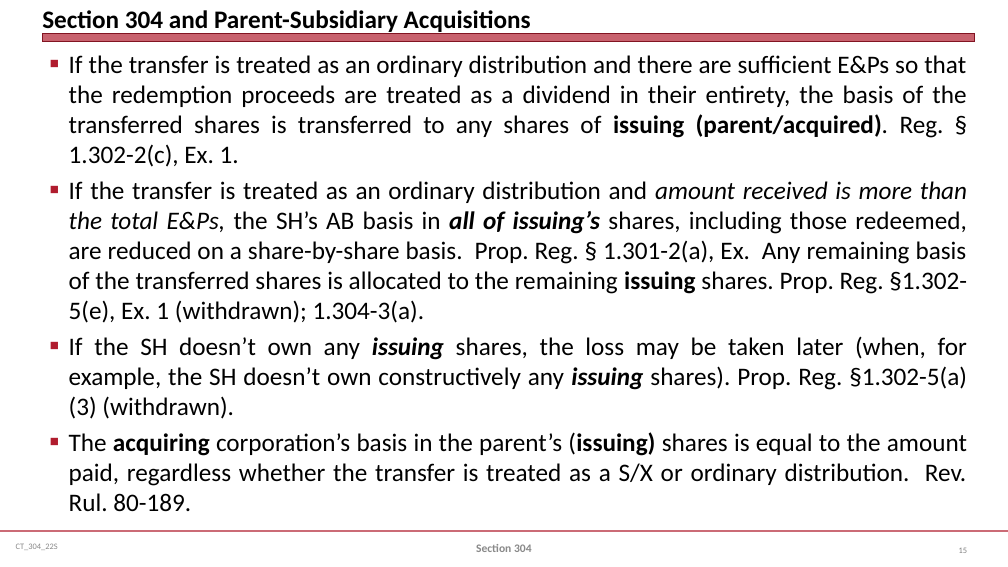
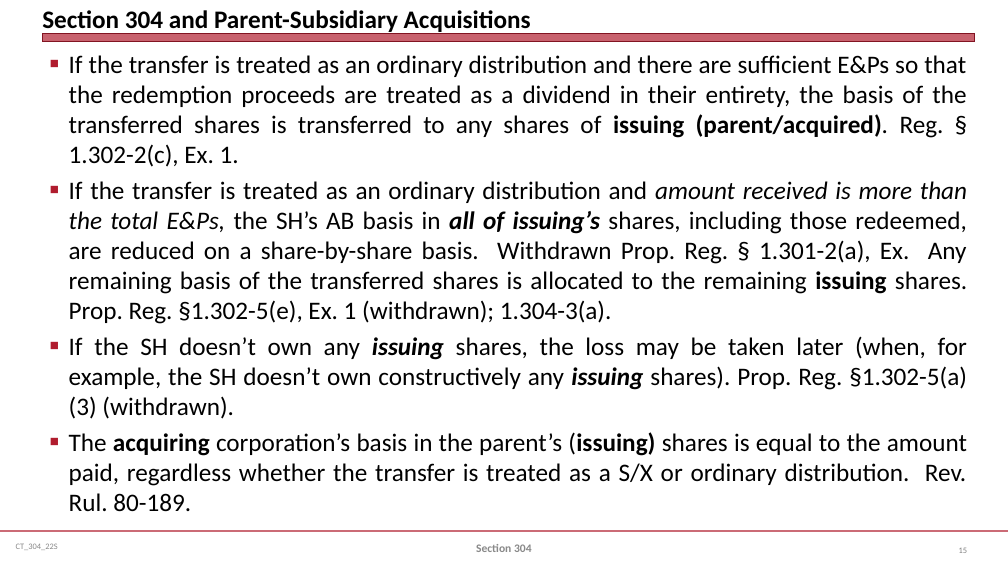
Before and after one commit to jmc877/Corporate-Tax, a slide deck: slide 15 of slides/CT_304_22S.pptx. Drawn at 1008x567 pixels with LibreOffice and Linux fonts; fonts in the diff are those of the drawing. Boxes give left, top, right and bottom in pixels: in the first picture for what was removed or moved away, otherwise in the second. Text is boxed around its words. In the diff, an @@ line names an element or a change of style, - is before the commit and + after.

```diff
--- a/slides/CT_304_22S.pptx
+++ b/slides/CT_304_22S.pptx
@@ text at (69, 181, 967, 324): text changed @@
-  ■ If the transfer is treated as an ordinary distribution and amount received is more than the total E&Ps, the SH’s AB basis in all of issuing’s shares, including those redeemed, are reduced on a share-by-share basis. Prop. Reg. § 1.301-2(a), Ex. Any remaining basis of the transferred shares is allocated to the remaining issuing shares. Prop. Reg. §1.302-5(e), Ex. 1 (withdrawn); 1.304-3(a).
+  ■ If the transfer is treated as an ordinary distribution and amount received is more than the total E&Ps, the SH’s AB basis in all of issuing’s shares, including those redeemed, are reduced on a share-by-share basis. Withdrawn Prop. Reg. § 1.301-2(a), Ex. Any remaining basis of the transferred shares is allocated to the remaining issuing shares. Prop. Reg. §1.302-5(e), Ex. 1 (withdrawn); 1.304-3(a).
```
Also in this commit, not shown: 1 other slide changed, 4 other files.
